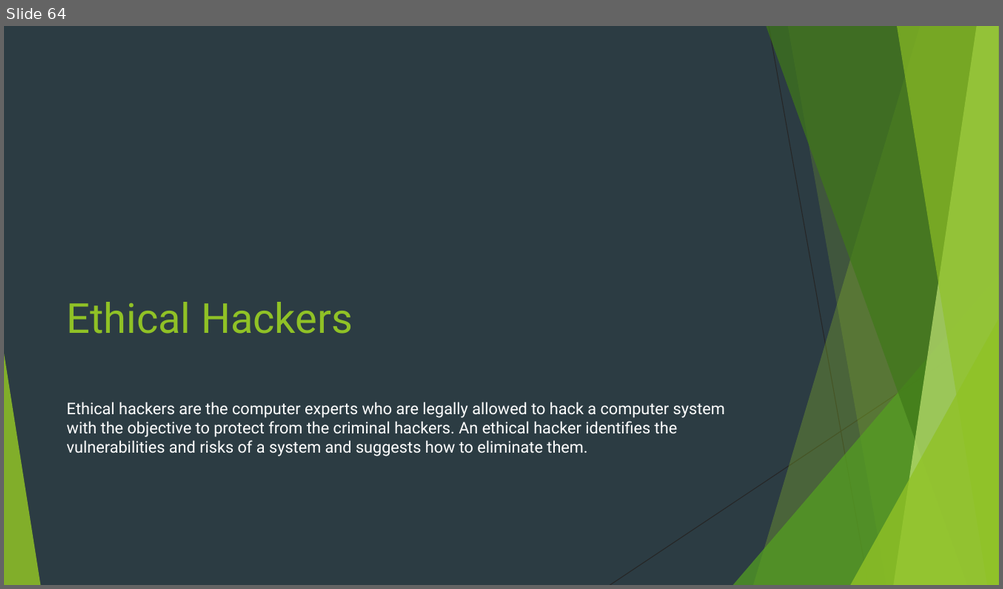
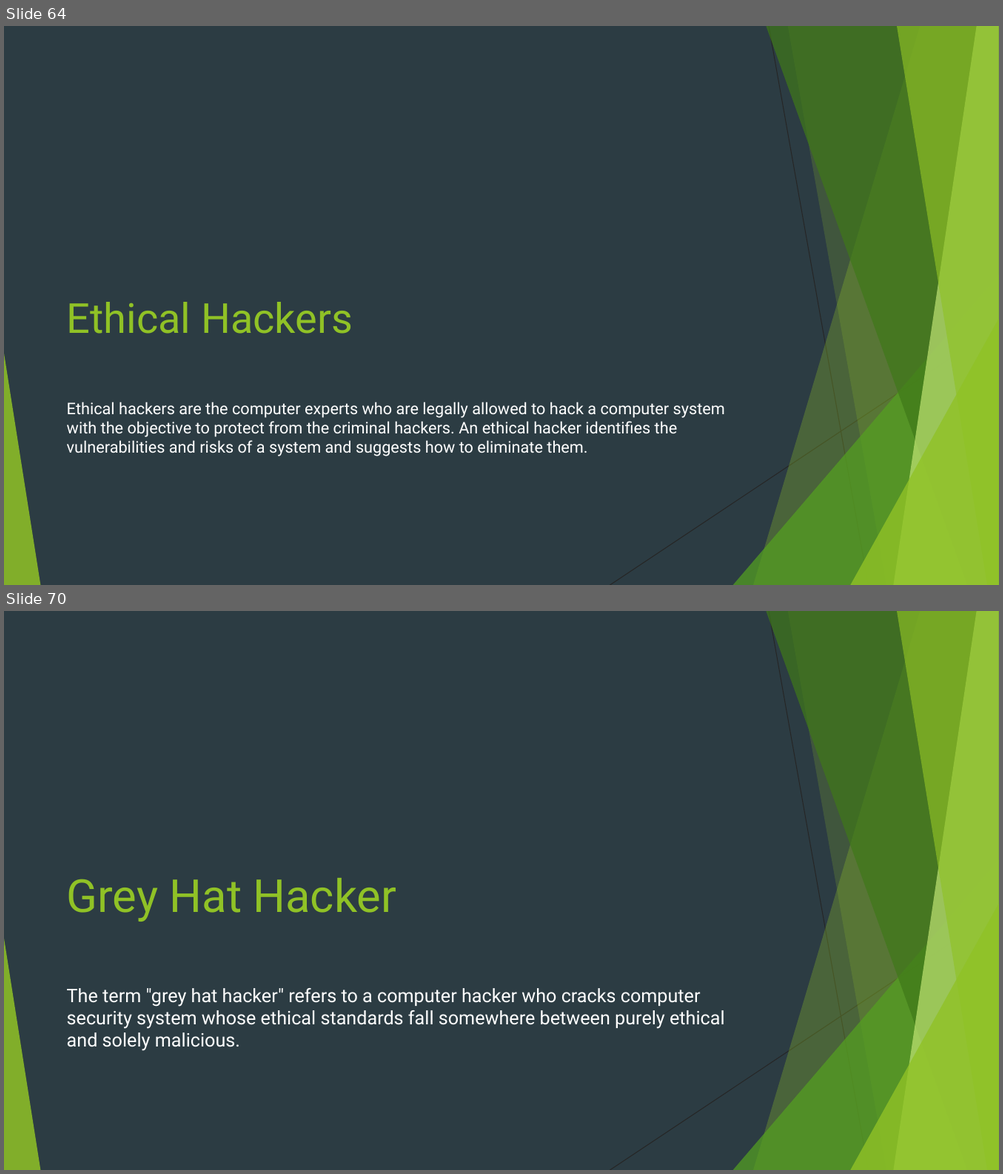
Before and after one commit to Navo26/SecurityTesting, a slide deck: PENETRATION TESTING.pptx. Shown one above the other, each under a label of ours: slide 64 before the commit, slides 64 and 70 after it; the slides between them are not shown. The pictures are 1003x589 and 1003x1174 pixels, drawn with LibreOffice and Linux fonts; fonts in the diff are those of the drawing. Boxes give left, top, right and bottom in pixels: in the first picture for what was removed or moved away, otherwise in the second. Text is boxed around its words. In the diff, an @@ line names an element or a change of style, - is before the commit and + after.

```diff
--- a/PENETRATION TESTING.pptx
+++ b/PENETRATION TESTING.pptx
@@ slide 70 added at (4, 611, 999, 1170), background #2C3C43; not listed: 10 template elements that a slide beside it also shows @@
@@ title added at (67, 878, 396, 922), 44 pt, text #90C226 @@
+Grey Hat Hacker
@@ text added at (67, 988, 725, 1051), 18 pt, text #FFFFFF @@
+The term "grey hat hacker" refers to a computer hacker who cracks computer security system whose ethical standards fall somewhere between purely ethical and solely malicious.
```
Also in this commit, not shown: 6 other slides added.
